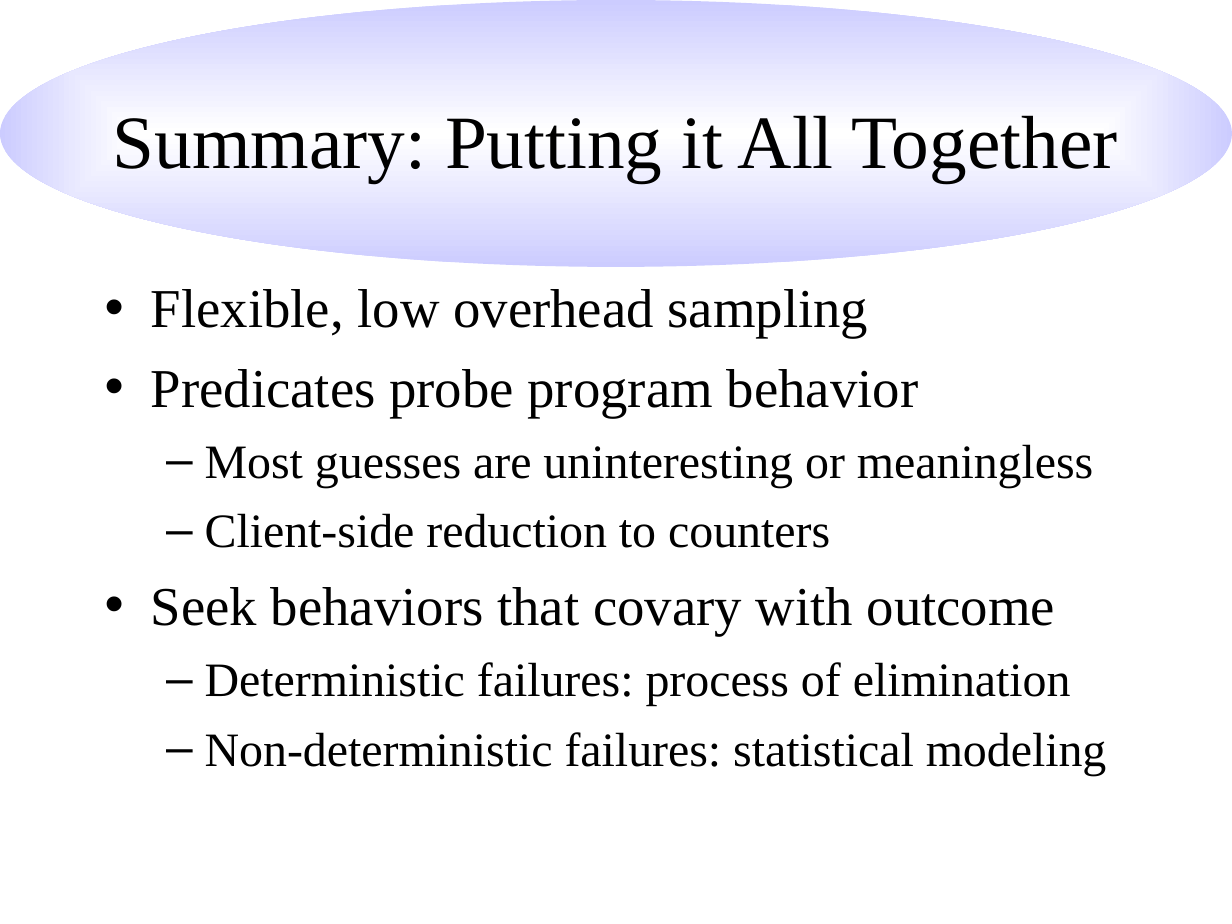
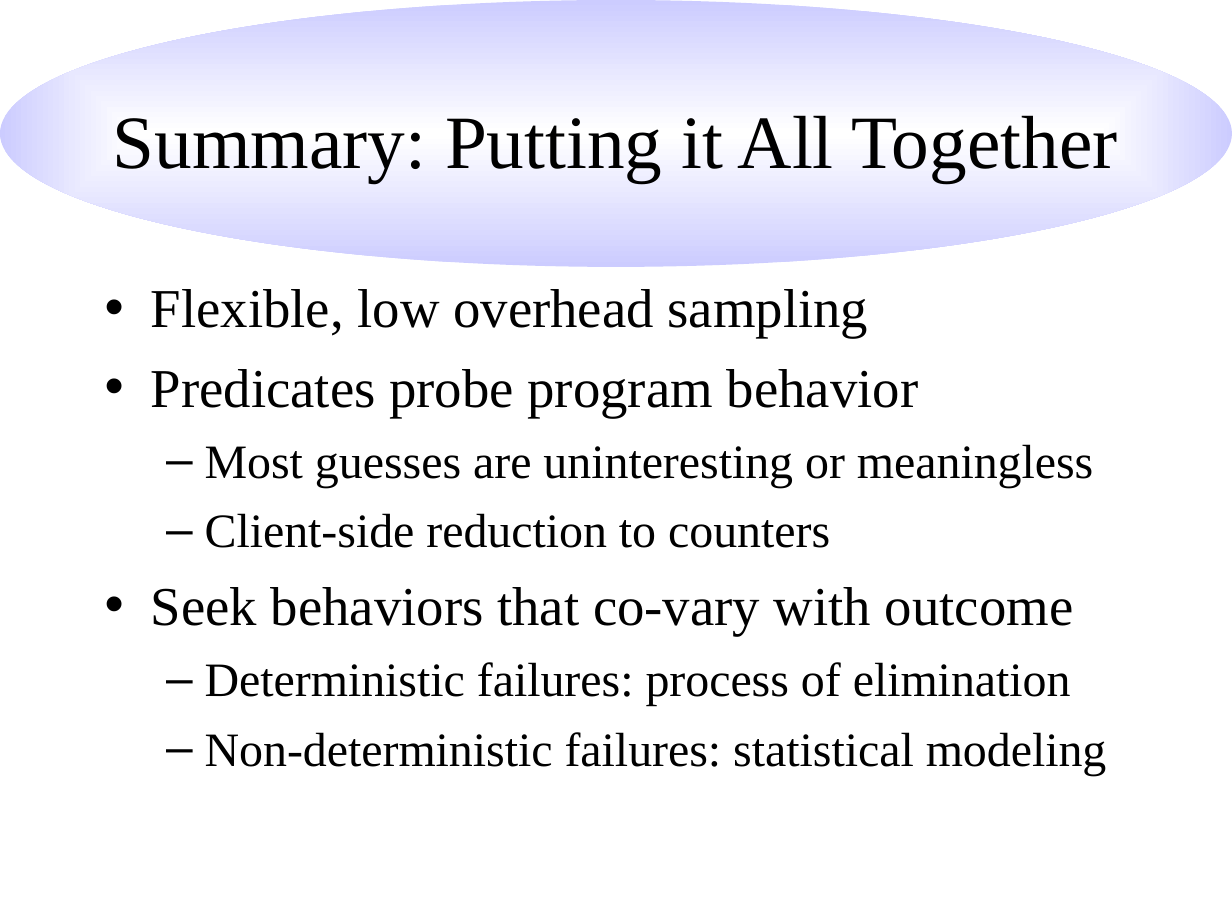
Before and after one commit to hlim1/sampler, a slide deck: slide 21 of paper/pldi.ppt. Drawn at 1232x924 pixels with LibreOffice and Linux fonts; fonts in the diff are those of the drawing. Boxes give left, top, right and bottom in pixels: in the first picture for what was removed or moved away, otherwise in the second. Text is boxed around its words. In the diff, an @@ line names an element or a change of style, - is before the commit and + after.

Commit message:
Spell checking pass.

```diff
--- a/paper/pldi.ppt
+++ b/paper/pldi.ppt
@@ text at box(151, 587, 1073, 636): text changed @@
-• Seek behaviors that covary with outcome
+• Seek behaviors that co-vary with outcome
```
